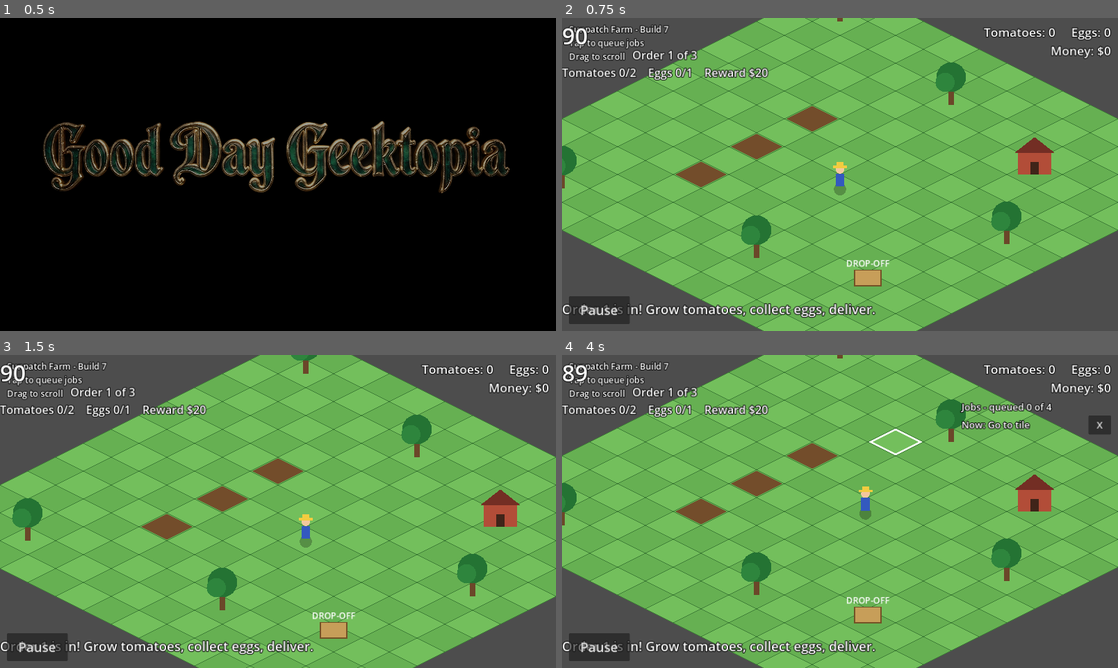
Above: before the commit, frames 1-4 (two rows, left to right).
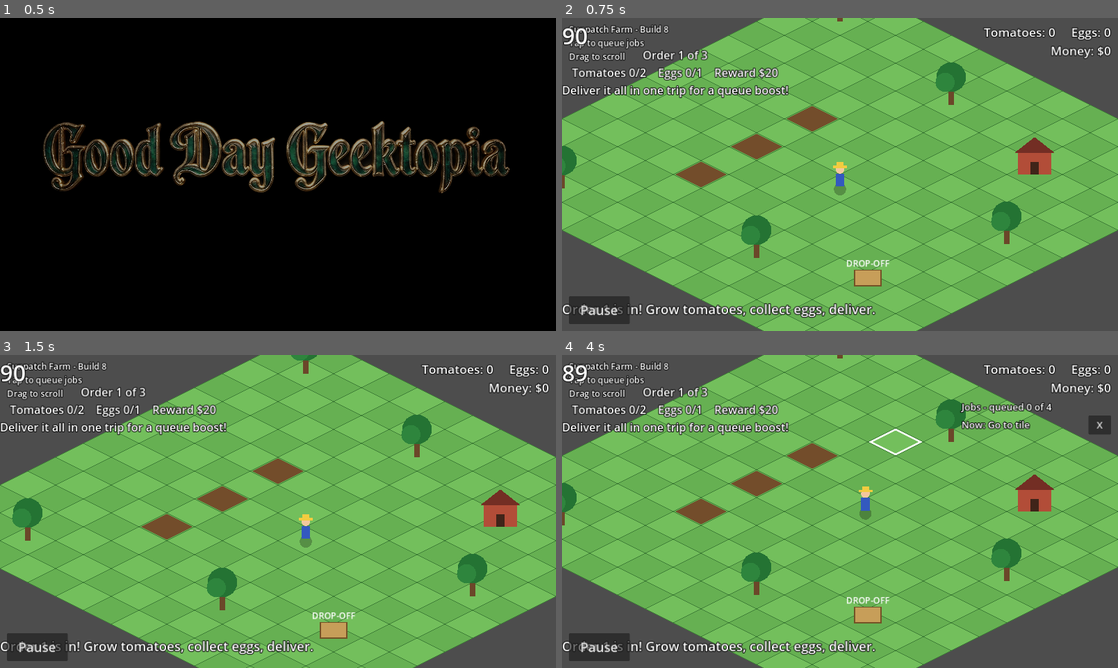
Above: after the commit, the same moments.

Repository: TheRealJaXx/sunpatch-farm
Game: Godot game, scene res://credits.tscn
The game is run twice, just before and just after one commit, with the same random seed, the same clock (stepped at 60 frames per second) and the same inputs.
Inputs (mouse positions are in pixels of both pictures, inside the frame that each line leads up to):
- Up to frame 1 (0.5 s): no input
- Up to frame 2 (0.75 s): move the mouse to (962, 158) at 0.52 s; click (962, 158) at 0.67 s
- Up to frame 3 (1.5 s): tap Enter at 1.25 s; drag from (166, 527) to (250, 574) at 1.27 s
- Up to frame 4 (4 s): click "Pause" at 2 s; click "Restart" at 2.75 s; tap Enter at 3.5 s; move the mouse to (895, 442) at 3.52 s; click (895, 442) at 3.67 s

Frame 1 is identical in both runs. In frame 2, 2.1% of the frame differs, in the area x 0-41%, y 2-26%; in frame 3, 1.9%; in frame 4, 2.1%.

Commit message:
Update farm.gd

Diff:
--- a/farm.gd
+++ b/farm.gd
@@ -1,6 +1,6 @@
 extends Node2D
 
-const BUILD_NUMBER := 7
+const BUILD_NUMBER := 8
 
 # ---- Tunable gameplay values (seconds) ----
 const PLANT_TIME := 1.0
@@ -15,9 +15,10 @@
 const FARMER_SPEED := 280.0
 const DRAG_THRESHOLD := 14.0
 
-# ---- Job queue size ----
+# ---- Job queue size and power-up ----
 const QUEUE_MAX_BASE := 4
 const QUEUE_MAX_BOOSTED := 8
+const POWERUP_TIME := 25.0
 
 # ---- Order waves (one entry per wave) ----
 const WAVE_TOMATOES: Array[int] = [2, 3, 3]
@@ -69,7 +70,7 @@
 var _path: Array[Vector2i] = []
 var _order: Order = null
 var _queue: Array[Order] = []
-var _queue_boosted := false
+var _boost_left := 0.0
 
 var _act_kind := ""
 var _act_left := 0.0
@@ -98,6 +99,7 @@
 var _inv_label: Label
 var _timer_label: Label
 var _order_label: Label
+var _boost_label: Label
 var _pause_btn: Button
 var _queue_box: VBoxContainer
 var _queue_sig := ""
@@ -127,7 +129,7 @@
 
 
 func _queue_max() -> int:
-    return QUEUE_MAX_BOOSTED if _queue_boosted else QUEUE_MAX_BASE
+    return QUEUE_MAX_BOOSTED if _boost_left > 0.0 else QUEUE_MAX_BASE
 
 
 func _ready() -> void:
@@ -198,6 +200,12 @@
     hud.add_child(title)
     title.position = Vector2(16, 12)
 
+    _boost_label = _make_label(24)
+    _boost_label.add_theme_color_override("font_color", Color(1.0, 0.85, 0.2))
+    _boost_label.visible = false
+    hud.add_child(_boost_label)
+    _boost_label.position = Vector2(16, 100)
+
     _inv_label = _make_label(28)
     _inv_label.horizontal_alignment = HORIZONTAL_ALIGNMENT_RIGHT
     hud.add_child(_inv_label)
@@ -318,12 +326,22 @@
         _timer_label.text = "GRACE  %d" % ceili(_time_left)
     else:
         _timer_label.text = "%d" % ceili(_time_left)
+
     var w := mini(_wave, WAVE_TOMATOES.size() - 1)
-    _order_label.text = "Order %d of %d\nTomatoes %d/%d    Eggs %d/%d    Reward $%d" % [
+    var txt := "Order %d of %d\nTomatoes %d/%d    Eggs %d/%d    Reward $%d" % [
         w + 1, WAVE_TOMATOES.size(),
         _del_tomatoes, WAVE_TOMATOES[w],
         _del_eggs, WAVE_EGGS[w],
         WAVE_REWARD[w]]
+    if _del_tomatoes == 0 and _del_eggs == 0:
+        txt += "\nDeliver it all in one trip for a queue boost!"
+    _order_label.text = txt
+
+    if _boost_left > 0.0:
+        _boost_label.visible = true
+        _boost_label.text = "QUEUE BOOST: %d jobs - %d s" % [QUEUE_MAX_BOOSTED, ceili(_boost_left)]
+    else:
+        _boost_label.visible = false
 
 
 func _toast(text: String) -> void:
@@ -454,6 +472,12 @@
             _time_left = 0.0
             _end_game(false)
             return
+
+    if _boost_left > 0.0:
+        _boost_left -= delta
+        if _boost_left <= 0.0:
+            _boost_left = 0.0
+            _toast("Queue boost ended")
 
     for p in _plots:
         if p.state == PLOT_GROWING:
@@ -570,18 +594,19 @@
             _eggs_ready = 0
         "deliver":
             var give := _deliverable()
+            var fresh := _del_tomatoes == 0 and _del_eggs == 0
             _tomatoes -= give.x
             _eggs -= give.y
             _del_tomatoes += give.x
             _del_eggs += give.y
             if _del_tomatoes >= WAVE_TOMATOES[_wave] and _del_eggs >= WAVE_EGGS[_wave]:
-                _complete_wave()
+                _complete_wave(fresh)
             else:
                 _toast("Delivered %d tomatoes, %d eggs" % [give.x, give.y])
     _after_action()
 
 
-func _complete_wave() -> void:
+func _complete_wave(perfect: bool) -> void:
     var reward := WAVE_REWARD[_wave]
     _money += reward
     _wave += 1
@@ -589,6 +614,9 @@
     _del_eggs = 0
     if _wave >= WAVE_TOMATOES.size():
         _end_game(true)
+    elif perfect:
+        _boost_left = POWERUP_TIME
+        _toast("Perfect delivery! +$%d - queue boosted to %d jobs for %d s" % [reward, QUEUE_MAX_BOOSTED, int(POWERUP_TIME)])
     else:
         _toast("Order complete! +$%d - next customer is here" % reward)
 
